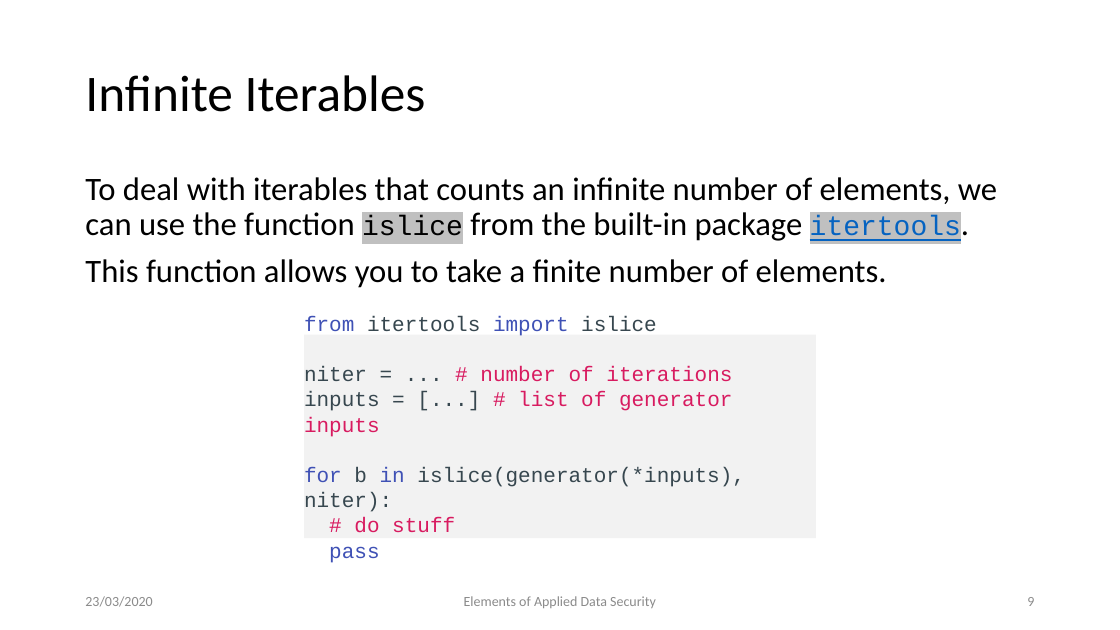
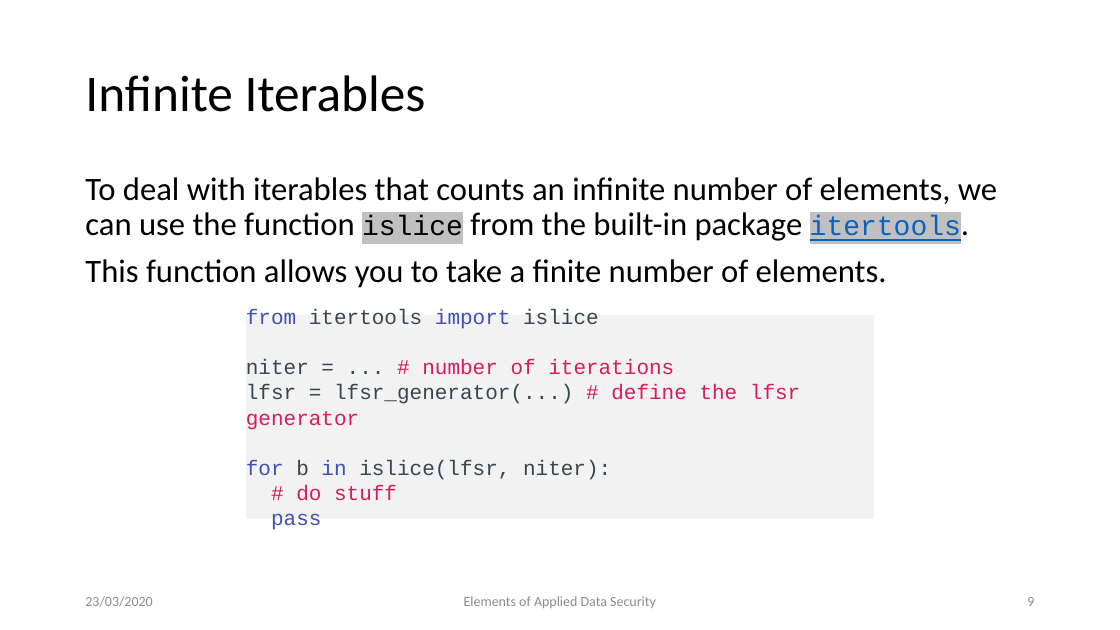
Before and after one commit to regineru/90392-DataSecurity, a slide deck: slide 9 of 2.lfsr/LFSR.pptx. Drawn at 1120x630 pixels with LibreOffice and Linux fonts; fonts in the diff are those of the drawing. Boxes give left, top, right and bottom in pixels: in the first picture for what was removed or moved away, otherwise in the second. Text is boxed around its words. In the diff, an @@ line names an element or a change of style, - is before the commit and + after.

```diff
--- a/2.lfsr/LFSR.pptx
+++ b/2.lfsr/LFSR.pptx
@@ rectangle "from itertools import islice": place and size @@
-rectangle "from itertools import islice" at (304, 334, 816, 538)
+rectangle "from itertools import islice" at (246, 315, 875, 518)
@@ text in rectangle at (246, 384, 800, 480): text changed @@
-inputs = [...] # list of generator inputs
-for b in islice(generator(*inputs), niter):
+lfsr = lfsr_generator(...) # define the lfsr generator
+for b in islice(lfsr, niter):
```
Also in this commit, not shown: 1 other slide changed, 2 other files.
